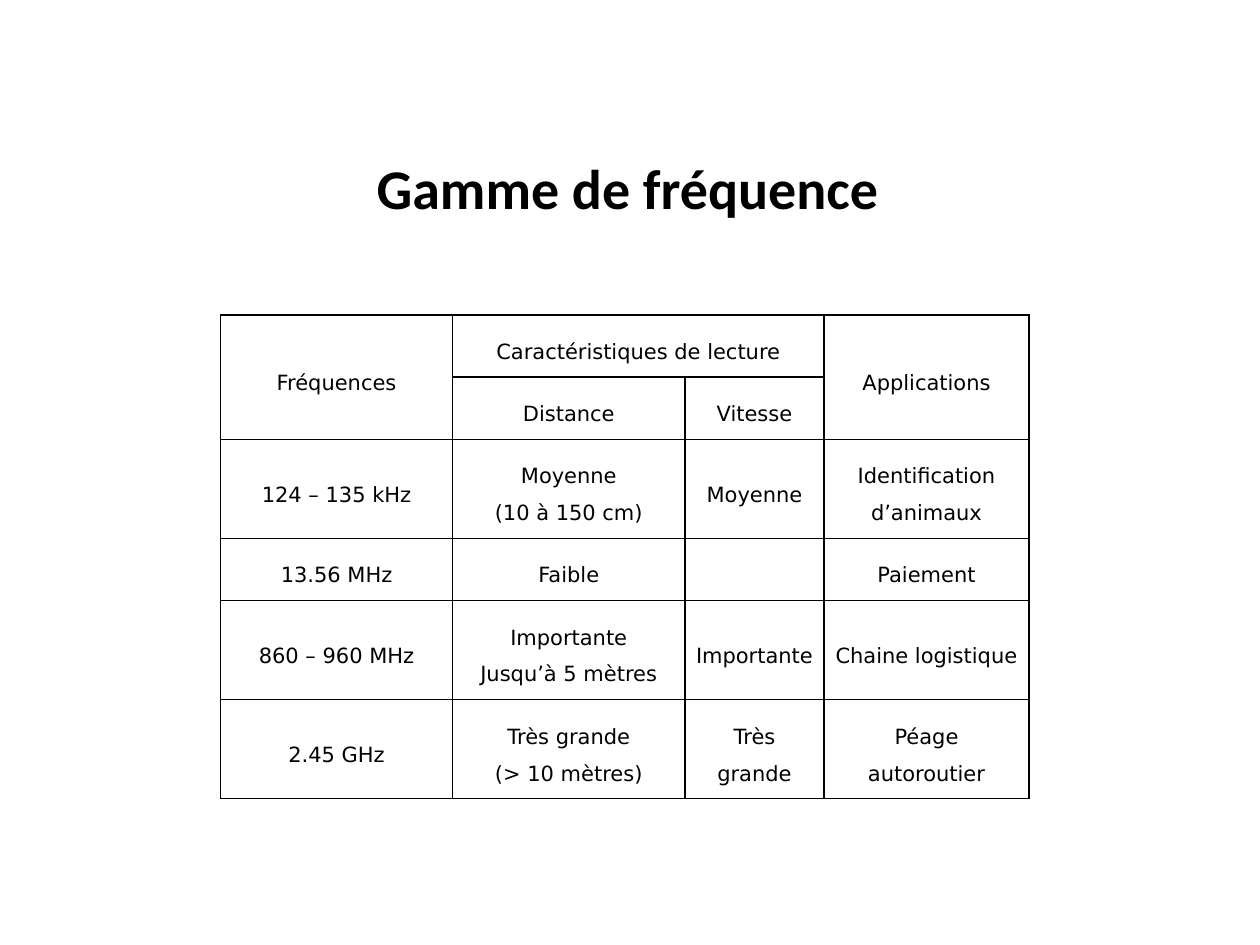
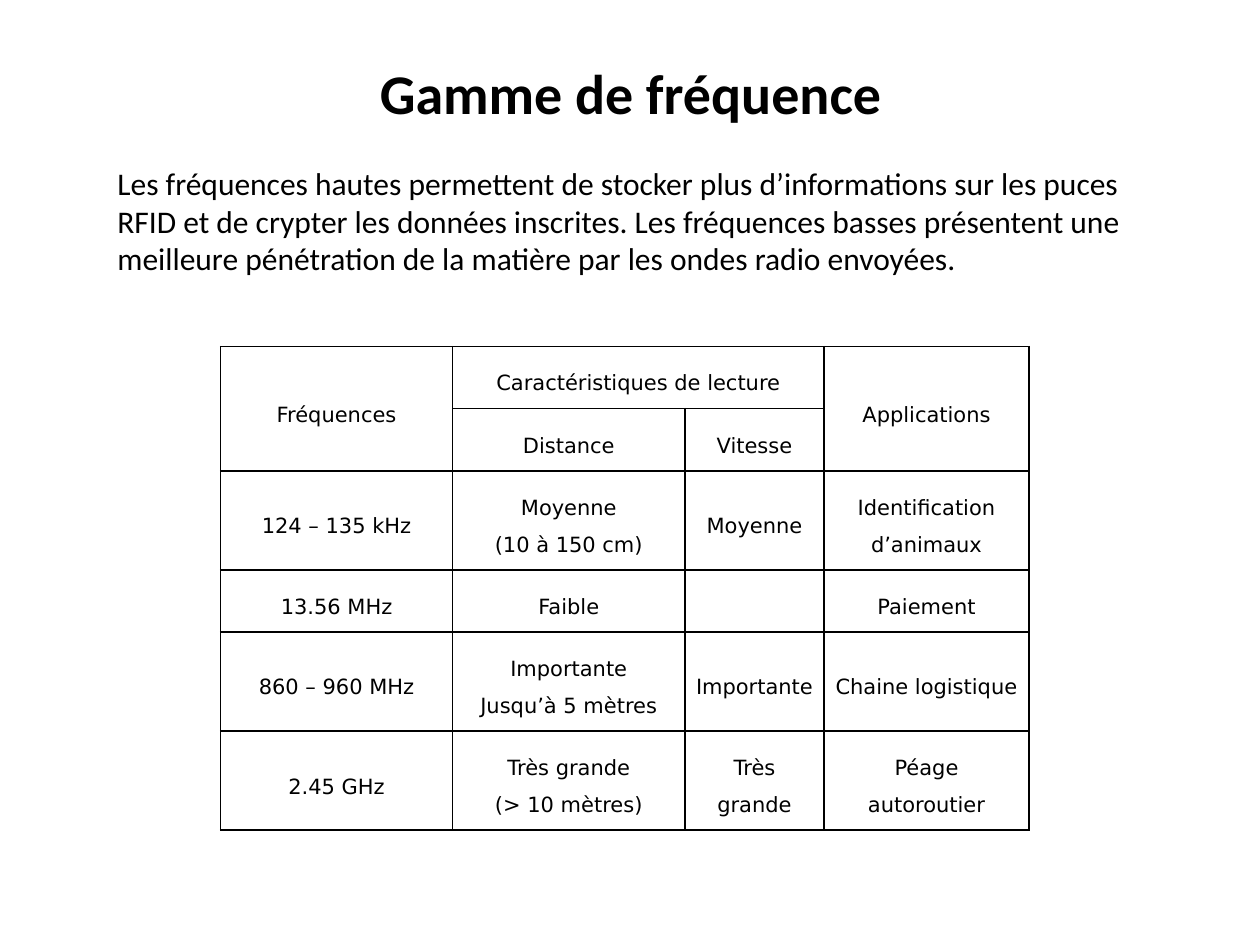
Before and after one commit to adeiry/RFID, a slide deck: slide 20 of RFID.pptx. Drawn at 1260x945 pixels with LibreOffice and Linux fonts; fonts in the diff are those of the drawing. Boxes give left, top, right and bottom in pixels: in the first picture for what was removed or moved away, otherwise in the second. Text is boxed around its words. In the diff, an @@ line names an element or a change of style, - is before the commit and + after.

Commit message:
V1 PPT

```diff
--- a/RFID.pptx
+++ b/RFID.pptx
@@ text "Gamme de fréquence": place and size @@
-text "Gamme de fréquence" at [377,169,878,218]
+text "Gamme de fréquence" at [380,74,881,123]
@@ text added at [117,173,1119,275], 18 pt, text #000000 @@
+Les fréquences hautes permettent de stocker plus d’informations sur les puces RFID et de crypter les données inscrites. Les fréquences basses présentent une meilleure pénétration de la matière par les ondes radio envoyées.
@@ table: place and size @@
-table at [220,315,1028,806]
+table at [220,346,1028,838]
```
